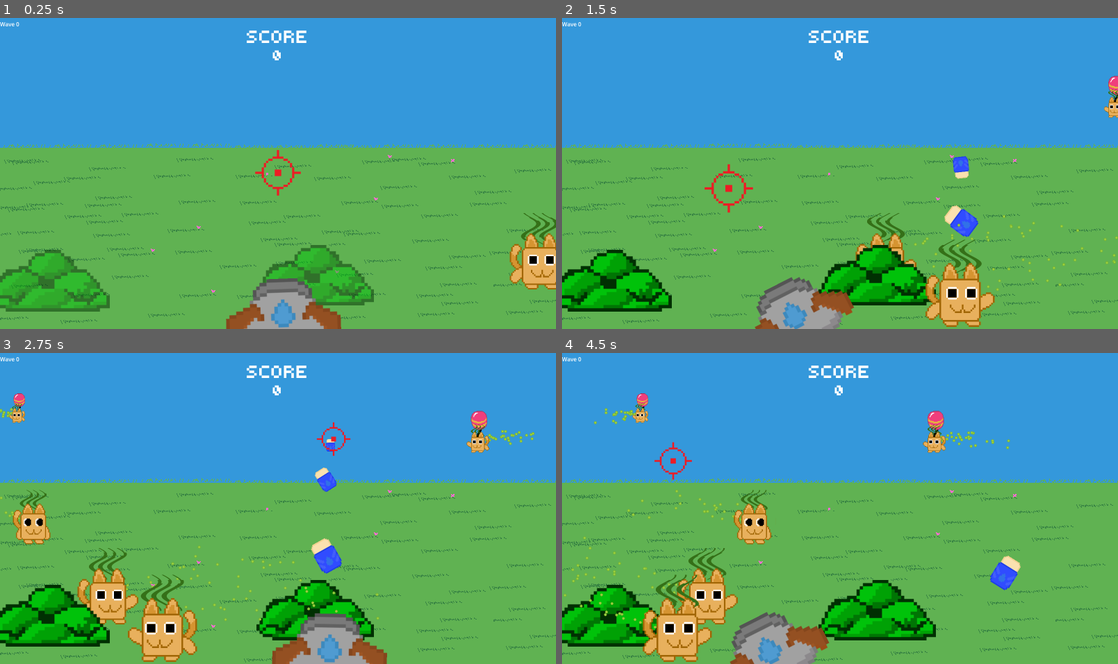
Above: before the commit, frames 1-4 (two rows, left to right).
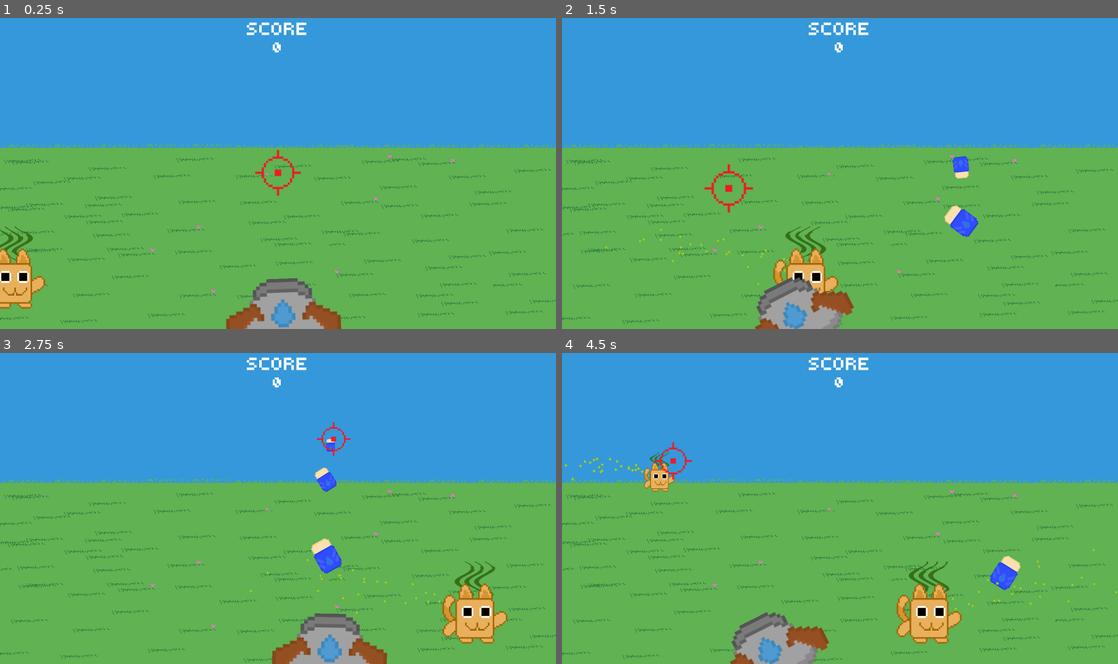
Above: after the commit, the same moments.

Repository: asterbot/uwgdc-game-jam-2025
Game: Godot game, scene res://scenes/main/main.tscn
The game is run twice, just before and just after one commit, with the same random seed, the same clock (stepped at 60 frames per second) and the same inputs. This scene is started directly instead of the project's main scene.
Inputs (mouse positions are in pixels of both pictures, inside the frame that each line leads up to):
- Up to frame 1 (0.25 s): no input
- Up to frame 2 (1.5 s): move the mouse to (962, 157) at 0.52 s; press the mouse at (962, 157) at 0.53 s; move the mouse to (728, 189) at 1.27 s; release the mouse at (728, 189) at 1.28 s; click (728, 189) at 1.35 s
- Up to frame 3 (2.75 s): move the mouse to (333, 440) at 2.02 s; press the mouse at (333, 440) at 2.03 s
- Up to frame 4 (4.5 s): move the mouse to (812, 570) at 2.77 s; release the mouse at (812, 570) at 2.78 s; click (812, 570) at 2.85 s; move the mouse to (1006, 555) at 3.52 s; press the mouse at (1006, 555) at 3.53 s; tap R (restart, bound only after the commit) at 4.15 s; move the mouse to (673, 461) at 4.27 s; release the mouse at (673, 461) at 4.28 s; click (673, 461) at 4.35 s

The runs differ from the first frame. In frame 1, 7.3% of the frame differs, in the area x 0-100%, y 1-95%; in frame 2, 9.8%; in frame 3, 12%; in frame 4, 12%, in the area x 0-100%, y 1-100%.

Commit message:
Win condition (#8)
* win text

* merge main

Diff:
--- a/globals/globals.gd
+++ b/globals/globals.gd
@@ -15,36 +15,35 @@
 
 var WAVES = {
 	0: {
-		"ground_cats": 3,
-		"balloon_cats": 2,
-		"bushes": 2,
-		"spawn_cooldown": 0.5
+		"ground_cats": 4,
+		"balloon_cats": 0,
+		"bushes": 0,
+		"spawn_cooldown": 3
 	},
 	1: {
-		"ground_cats": 30,
+		"ground_cats": 4,
 		"balloon_cats": 0,
-		"bushes": 10,
-		"spawn_cooldown": 0.5
+		"bushes": 6,
+		"spawn_cooldown": 2.5
 	},
 	2: {
-		"ground_cats": 30,
-		"balloon_cats": 0,
-		"bushes": 10,
-		"spawn_cooldown": 0.5
+		"ground_cats": 8,
+		"balloon_cats": 2,
+		"bushes": 8,
+		"spawn_cooldown": 2
 	},
 	3: {
-		"ground_cats": 30,
-		"balloon_cats": 0,
-		"bushes": 10,
-		"spawn_cooldown": 0.5
+		"ground_cats": 20,
+		"balloon_cats": 6,
+		"bushes": 9,
+		"spawn_cooldown": 1.5
 	},
 	4: {
 		"ground_cats": 30,
-		"balloon_cats": 0,
+		"balloon_cats": 10,
 		"bushes": 10,
-		"spawn_cooldown": 0.5
+		"spawn_cooldown": 1
 	}
-
 }
 
 var NUM_WAVES = WAVES.size()
--- a/project.godot
+++ b/project.godot
@@ -32,6 +32,11 @@
 , Object(InputEventKey,"resource_local_to_scene":false,"resource_name":"","device":-1,"window_id":0,"alt_pressed":false …(182 unchanged characters)…
 ]
 }
+restart={
+"deadzone": 0.5,
+"events": [Object(InputEventKey,"resource_local_to_scene":false,"resource_name":"","device":-1,"window_id":0,"alt_pressed":false,"shift_pressed":false,"ctrl_pressed":false,"meta_pressed":false,"pressed":false,"keycode":0,"physical_keycode":82,"key_label":0,"unicode":114,"location":0,"echo":false,"script":null)
+]
+}
 
 [layer_names]
 
--- a/scenes/intro/intro.gd
+++ b/scenes/intro/intro.gd
@@ -30,7 +30,7 @@
 	5: {
 		"image": preload("res://assets/cutscenes/cutscene_5.png"),
 		"text": "Get as many as you can with your deodorant cannon! The city depends on it!",
-		"timer": 10.5
+		"timer": 4.5
 	},
 }
 
--- a/scenes/main/main.gd
+++ b/scenes/main/main.gd
@@ -8,10 +8,15 @@
 var cat_scene: PackedScene = preload("res://scenes/cat_enemies/cat.tscn")
 var balloon_scene: PackedScene = preload("res://scenes/cat_enemies/balloon.tscn")
 
+var win_scene: PackedScene = preload("res://scenes/win_scene.tscn")
+@onready var win_screen = win_scene.instantiate()
+
 var viewport_size: Vector2
 
 var can_spawn = true
 var enemy_queue: Array = []
+
+var game_over: bool = false
 
 func spawn_entities_random(entity_scene: PackedScene, folder: Node2D ,n: int,
 				off_screen: bool = false, use_timer: bool = false, with_balloon: bool = false):
@@ -85,6 +90,13 @@
 func _process(delta: float) -> void:
 	viewport_size = get_viewport().get_visible_rect().size
 
+	if Input.is_action_pressed("restart") and game_over:
+		Globals.cur_wave = -1
+		new_wave()
+		remove_child(win_screen)
+		game_over = false
+		Globals.score=0
+
 	if (!enemy_queue.is_empty() and can_spawn):
 		var enemy = enemy_queue.pop_front()
 		$Enemies.add_child(enemy)
@@ -99,7 +111,9 @@
 			child.destroy()
 
 		if (Globals.cur_wave >= Globals.NUM_WAVES - 1):
-			# TODO: Win screen
+			if (!game_over):
+				add_child(win_screen)
+			game_over=true
 			return
 
 		# Instantiate new wave
--- a/scenes/score/score.tscn
+++ b/scenes/score/score.tscn
@@ -31,6 +31,7 @@
 
 [node name="WaveLabel" type="Label" parent="MarginContainer/Scores"]
 unique_name_in_owner = true
+visible = false
 layout_mode = 2
 text = "Wave: 1
 "
--- /dev/null
+++ b/scenes/win_scene.tscn
@@ -0,0 +1,32 @@
+[gd_scene load_steps=3 format=3 uid="uid://bns0yq41nu0vt"]
+
+[ext_resource type="FontFile" uid="uid://cb0i2ug0apuy4" path="res://assets/tinypixel.otf" id="1_pr8et"]
+
+[sub_resource type="LabelSettings" id="LabelSettings_xcjww"]
+font = ExtResource("1_pr8et")
+font_size = 50
+
+[node name="WinScene" type="CanvasLayer"]
+
+[node name="Labels" type="VBoxContainer" parent="."]
+unique_name_in_owner = true
+offset_left = 496.0
+offset_top = 392.0
+offset_right = 1103.0
+offset_bottom = 508.0
+size_flags_horizontal = 4
+size_flags_vertical = 4
+theme_override_constants/separation = 0
+
+[node name="Label1" type="Label" parent="Labels"]
+layout_mode = 2
+size_flags_horizontal = 6
+text = "GAME OVER	"
+label_settings = SubResource("LabelSettings_xcjww")
+
+[node name="Label2" type="Label" parent="Labels"]
+layout_mode = 2
+size_flags_horizontal = 6
+text = "PRESS 'R' TO RESTART
+"
+label_settings = SubResource("LabelSettings_xcjww")
Not shown: 1 places in scenes/bush/bush.tscn that only renumber resources
Not shown: 1 places in scenes/cat_enemies/balloon.tscn that only renumber resources
Not shown: 1 places in scenes/cat_enemies/cat.tscn that only renumber resources
Not shown: 1 places in scenes/player/player.tscn that only renumber resources
Not shown: 1 places in scenes/projectile/projectile.tscn that only renumber resources
